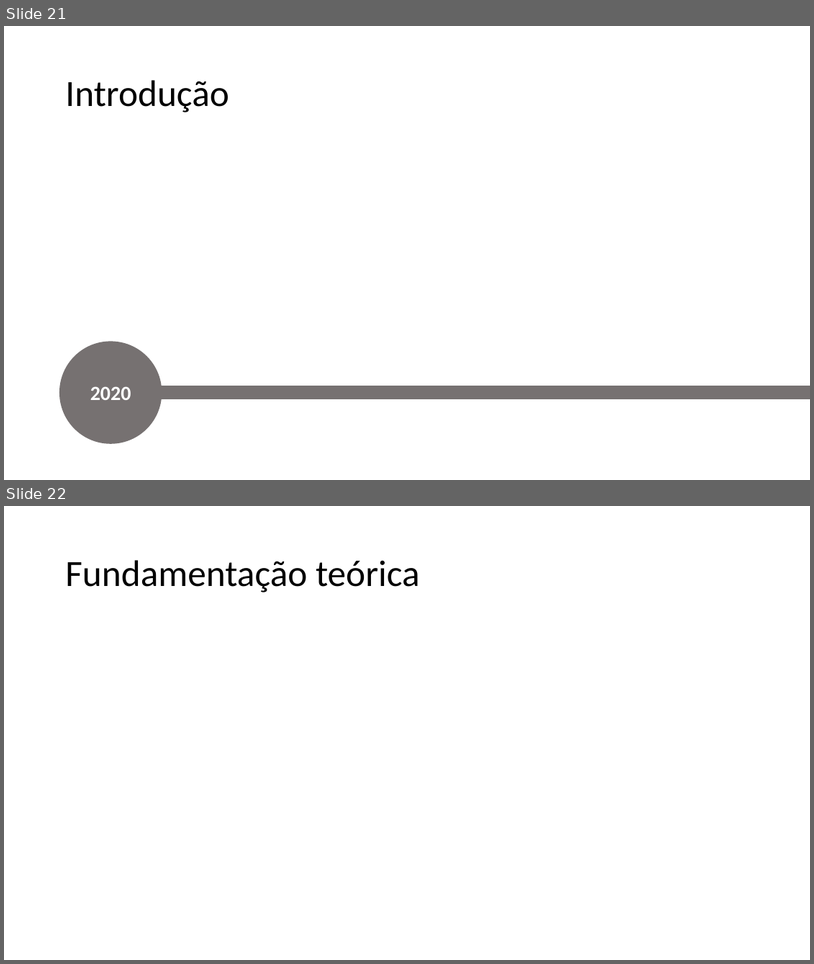
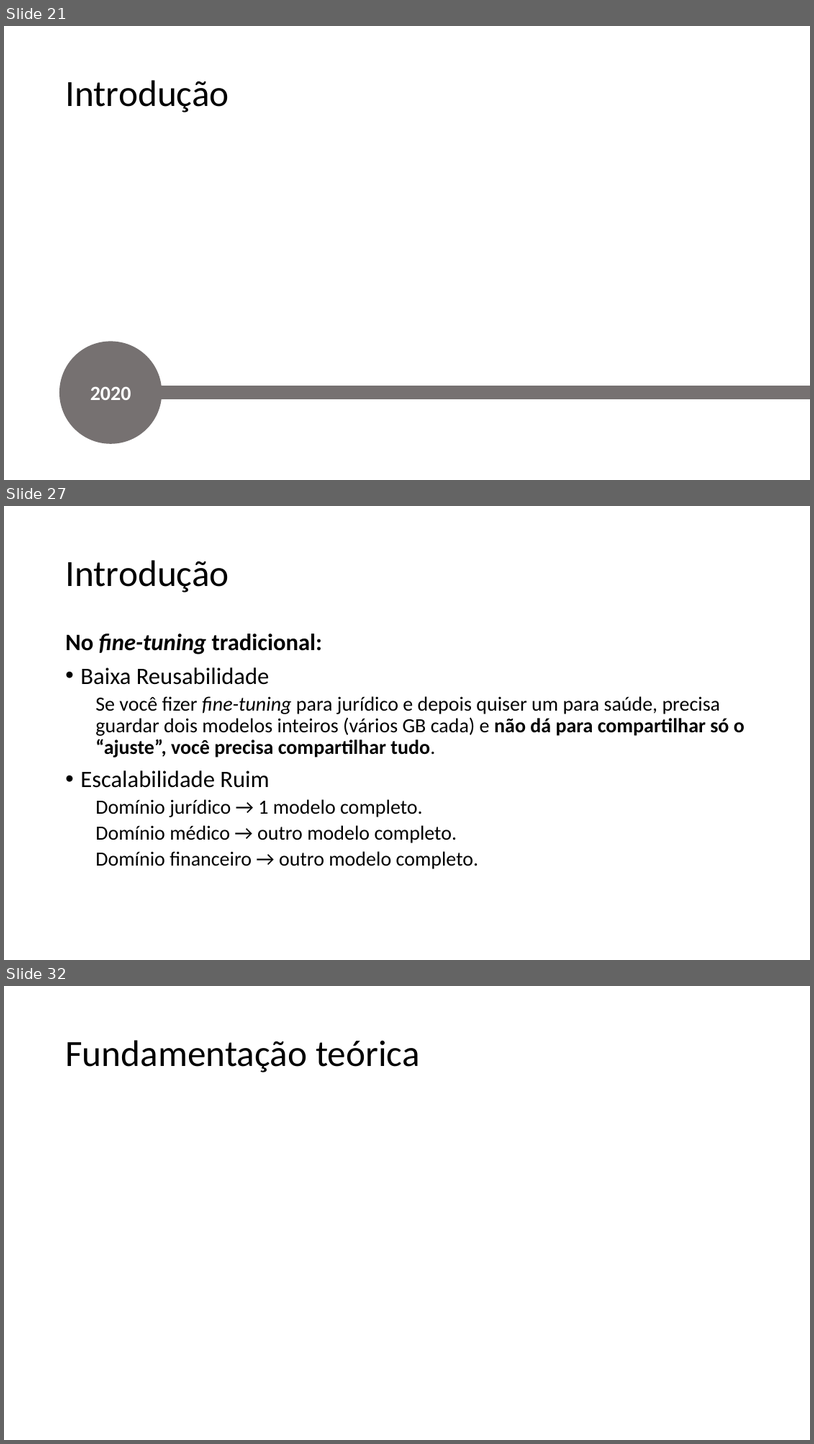
Before and after one commit to guerrato/guerrato_967_tp558, a slide deck: seminarios/ciclo 2/TP558_LoRA.pptx. Shown one above the other, each under a label of ours: slides 21 and 22 before the commit, slides 21, 27 and 32 after it; the slides between them are not shown. The pictures are 814x964 and 814x1444 pixels, drawn with LibreOffice and Linux fonts; fonts in the diff are those of the drawing; grey boxes stand for pictures; background and template pictures are left out. Boxes give left, top, right and bottom in pixels: in the first picture for what was removed or moved away, otherwise in the second. Text is boxed around its words. In the diff, an @@ line names an element or a change of style, - is before the commit and + after.

```diff
--- a/seminarios/ciclo 2/TP558_LoRA.pptx
+++ b/seminarios/ciclo 2/TP558_LoRA.pptx
@@ slide 27 added at box(4, 506, 810, 960), background #FFFFFF @@
@@ title added at box(65, 560, 229, 592), 44 pt, text #000000 @@
+Introdução
@@ text added at box(65, 633, 745, 869), 24 pt, text #000000 @@
+No fine-tuning tradicional:
+• Baixa Reusabilidade
+  Se você fizer fine-tuning para jurídico e depois quiser um para saúde, precisa guardar dois modelos inteiros (vários GB cada) e não dá para compartilhar só o “ajuste”, você precisa compartilhar tudo.
+• Escalabilidade Ruim
+  Domínio jurídico → 1 modelo completo.
+  Domínio médico → outro modelo completo.
+  Domínio financeiro → outro modelo completo.
@@ what was slide 22 is now slide 32 @@
```
Also in this commit, not shown: 4 slides changed, 9 other slides added.
